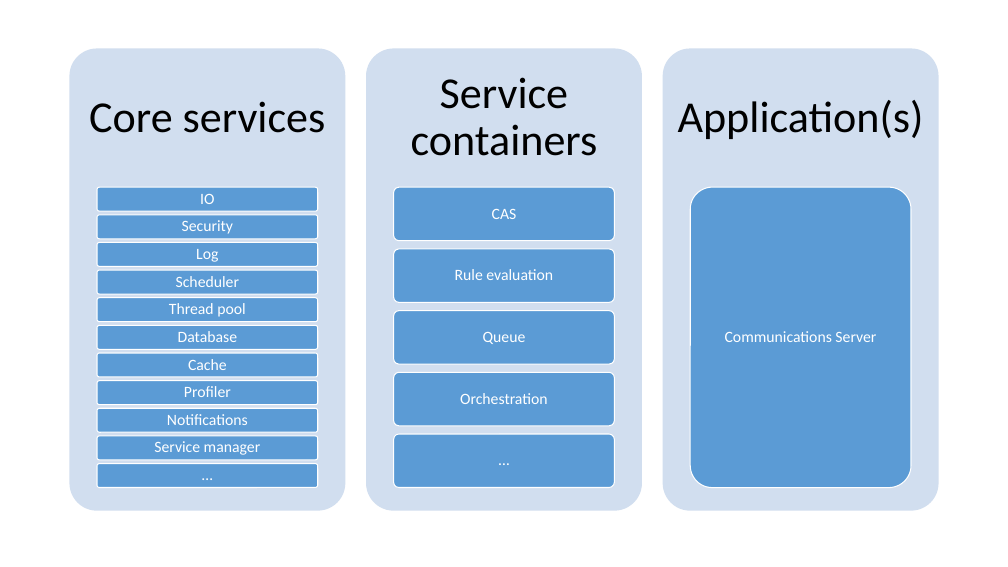
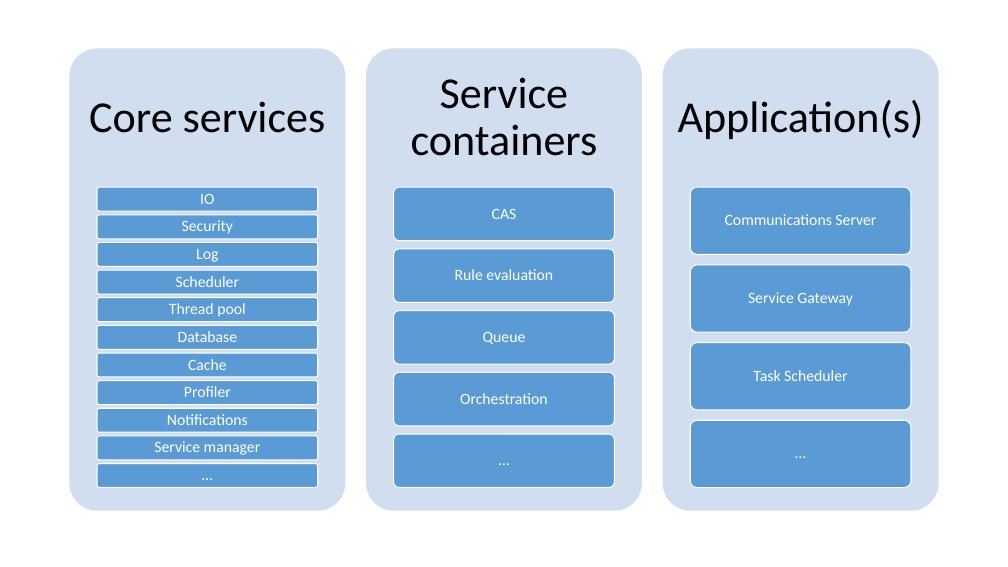
Before and after one commit to opentext/SCF, a slide deck: slide 2 of docs/SCF_instance.pptx. Drawn at 1008x567 pixels with LibreOffice and Linux fonts; fonts in the diff are those of the drawing. Boxes give left, top, right and bottom in pixels: in the first picture for what was removed or moved away, otherwise in the second. Text is boxed around its words. In the diff, an @@ line names an element or a change of style, - is before the commit and + after.

```diff
--- a/docs/SCF_instance.pptx
+++ b/docs/SCF_instance.pptx
@@ text "Communications Server": place and size @@
-text "Communications Server" at [725,331,876,342]
+text "Communications Server" at [725,214,876,225]
@@ rounded rectangle: place and size @@
-rounded rectangle at [690,188,911,488]
+rounded rectangle at [690,343,911,410]
@@ group added at [690,188,911,488]: 3 rounded rectangles, 3 texts @@
+Service Gateway
+Task Scheduler
+…
```
Also in this commit, not shown: 1 other file.
